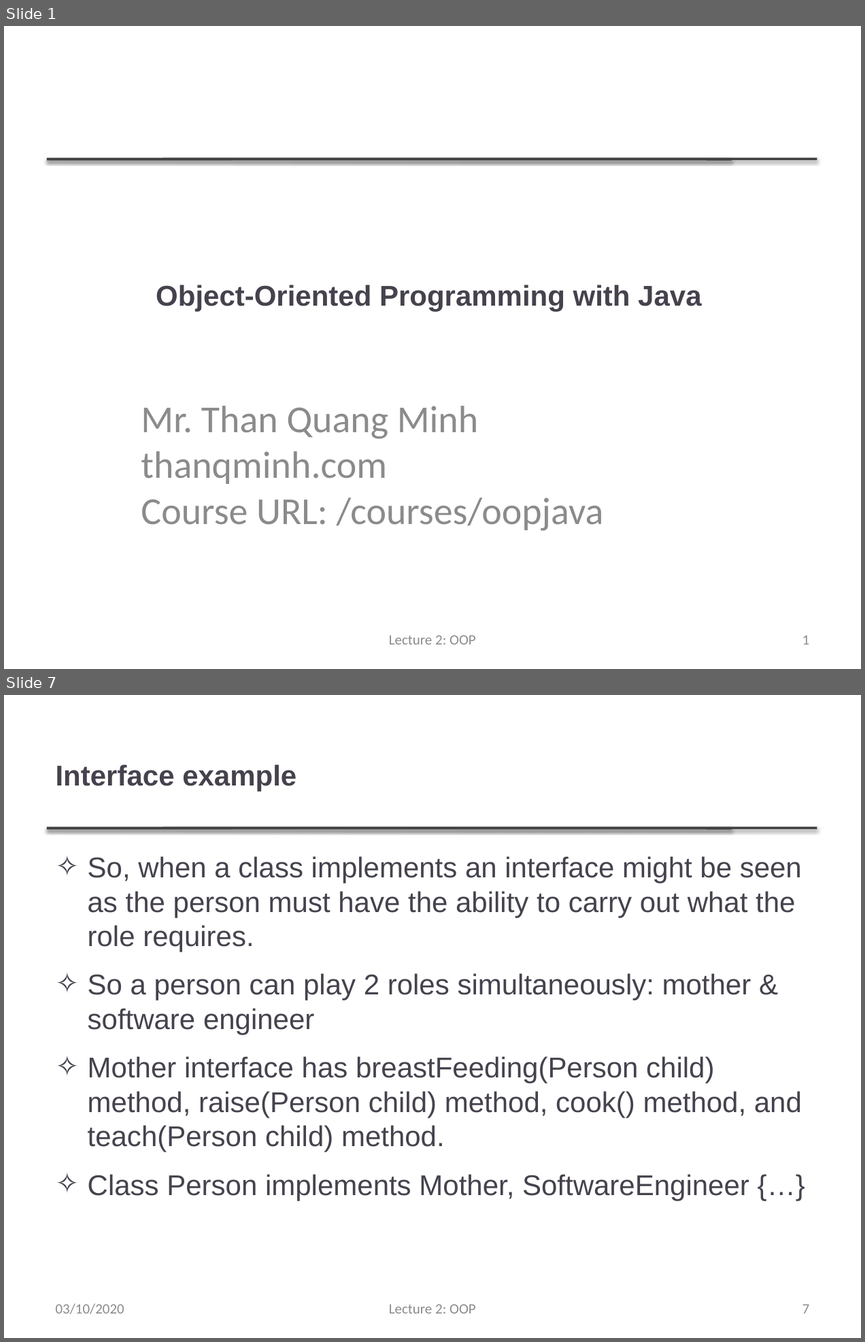
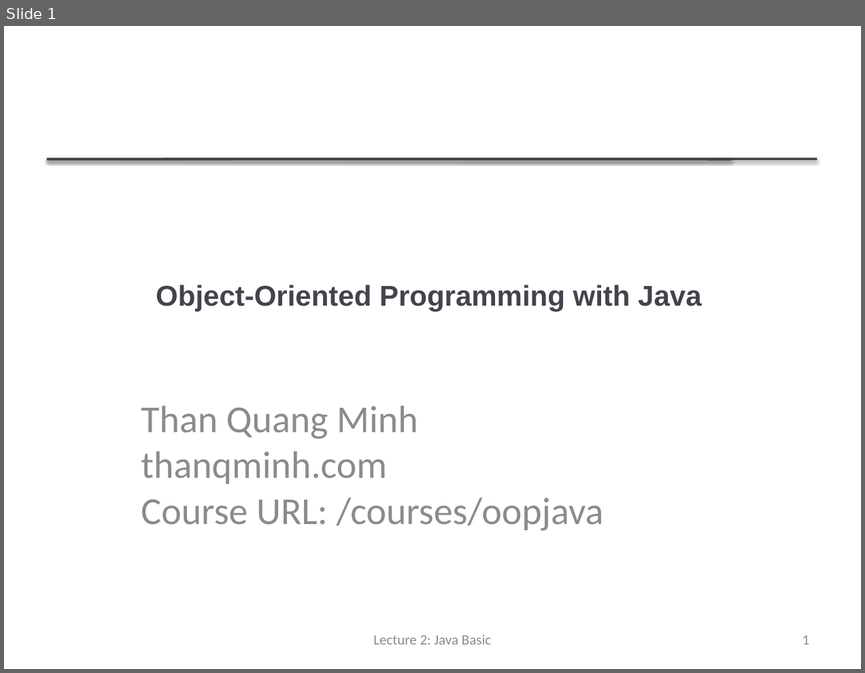
Before and after one commit to thanqminh/thanqminh.github.io, a slide deck: courses/oopjava/lecture2.pptx. Shown one above the other, each under a label of ours: slides 1 and 7 before the commit, slide 1 after it; the slides between them are not shown. The pictures are 865x1342 and 865x673 pixels, drawn with LibreOffice and Linux fonts; fonts in the diff are those of the drawing. Boxes give left, top, right and bottom in pixels: in the first picture for what was removed or moved away, otherwise in the second. Text is boxed around its words. In the diff, an @@ line names an element or a change of style, - is before the commit and + after.

```diff
--- a/courses/oopjava/lecture2.pptx
+++ b/courses/oopjava/lecture2.pptx
@@ slide 7 removed at (x1=4, y1=695, x2=861, y2=1338), background #FFFFFF; not listed: 2 template elements that a slide beside it also shows @@
@@ title removed at (x1=56, y1=764, x2=296, y2=791) @@
-Interface example
@@ text removed at (x1=88, y1=856, x2=802, y2=1200) @@
-✧ So, when a class implements an interface might be seen as the person must have the ability to carry out what the role requires.
-✧ So a person can play 2 roles simultaneously: mother & software engineer
-✧ Mother interface has breastFeeding(Person child) method, raise(Person child) method, cook() method, and teach(Person child) method.
-✧ Class Person implements Mother, SoftwareEngineer {…}
@@ text removed at (x1=56, y1=1303, x2=124, y2=1314) @@
-03/10/2020
@@ text removed at (x1=389, y1=1304, x2=476, y2=1313) @@
-Lecture 2: OOP
@@ page number removed at (x1=802, y1=1304, x2=810, y2=1313) @@
-7
@@ slide 1 changed as well @@
@@ subtitle at (x1=141, y1=405, x2=418, y2=439): text changed @@
-Mr. Than Quang Minh
+Than Quang Minh
@@ text at (x1=373, y1=635, x2=491, y2=644): text changed @@
-Lecture 2: OOP
+Lecture 2: Java Basic
```
Also in this commit, not shown: 1 other slide changed, 7 slides added, 11 other slides removed, 6 other files.
